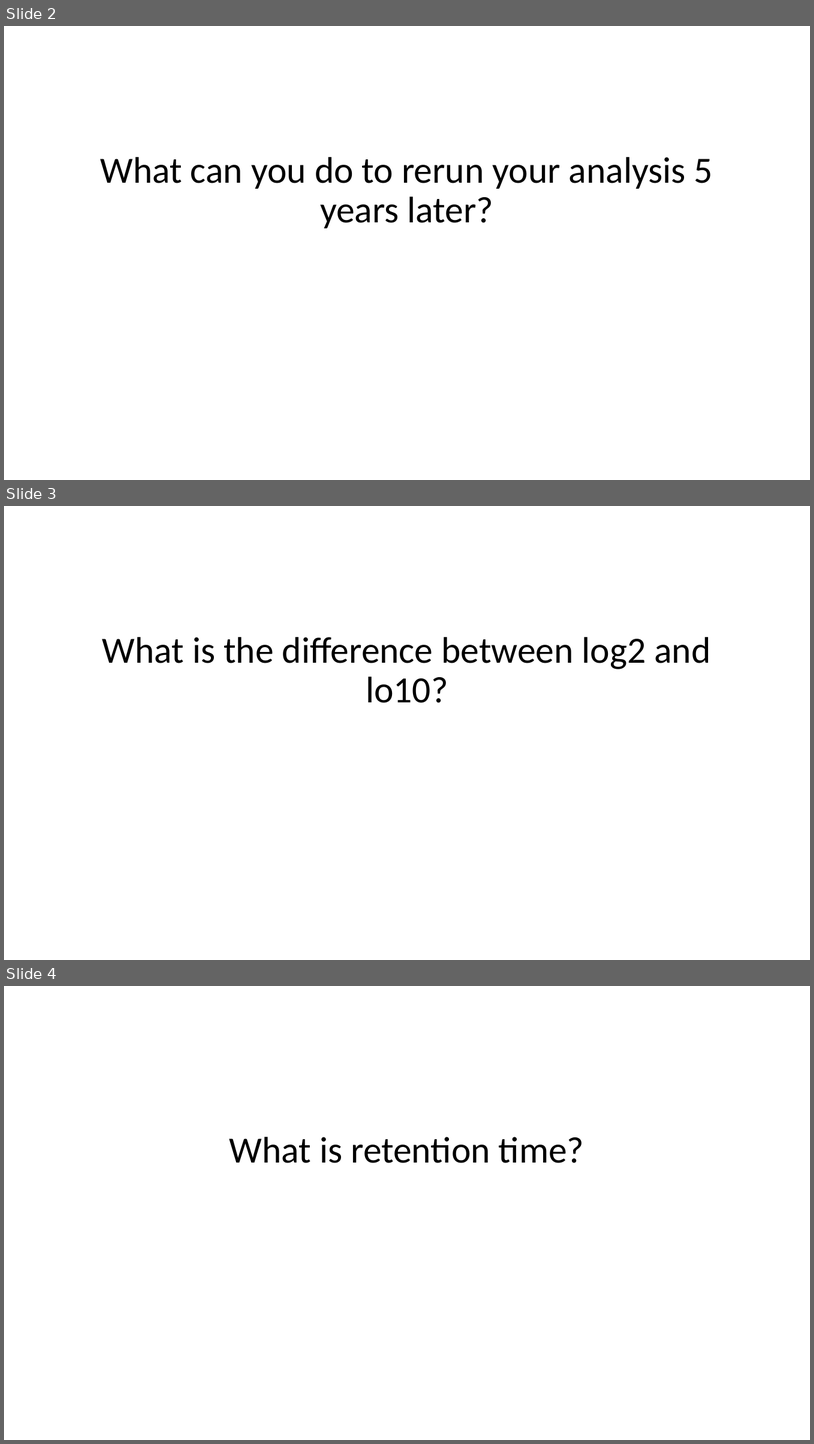
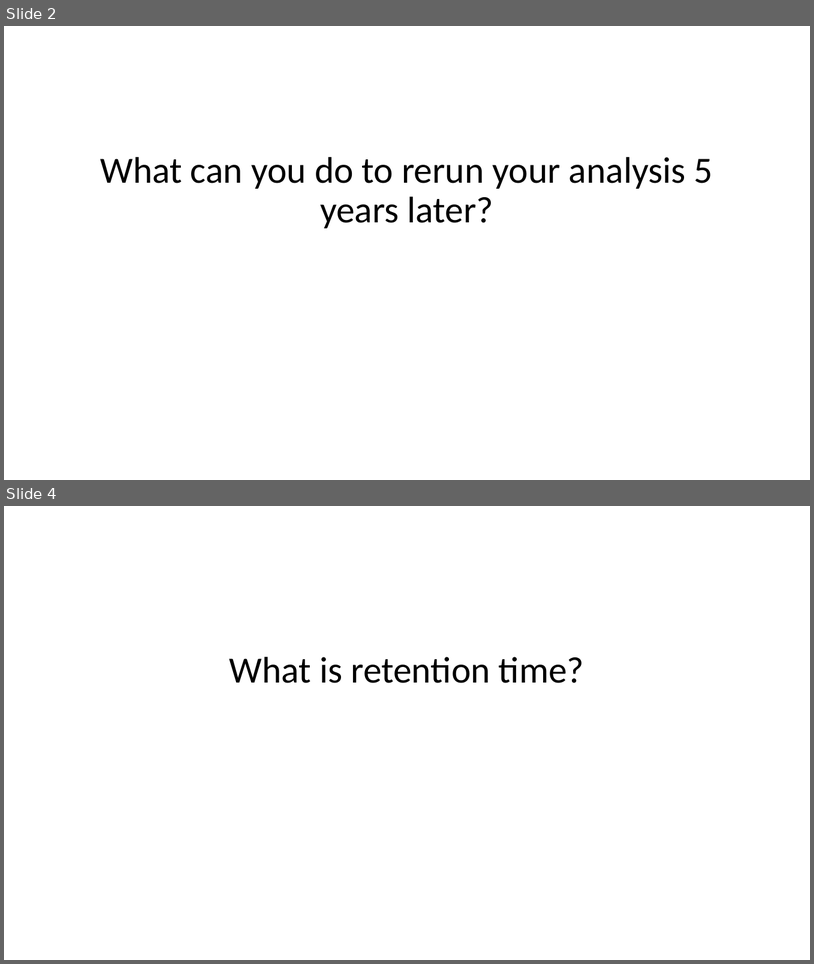
Before and after one commit to GTPB/IBIP22, a slide deck: pages/Wrap_up_Tuesday.pptx. Shown one above the other, each under a label of ours: slides 2, 3 and 4 before the commit, slides 2 and 4 after it; the slides between them are not shown. The pictures are 814x1444 and 814x964 pixels, drawn with LibreOffice and Linux fonts; fonts in the diff are those of the drawing. Boxes give left, top, right and bottom in pixels: in the first picture for what was removed or moved away, otherwise in the second. Text is boxed around its words. In the diff, an @@ line names an element or a change of style, - is before the commit and + after.

```diff
--- a/pages/Wrap_up_Tuesday.pptx
+++ b/pages/Wrap_up_Tuesday.pptx
@@ slide 3 removed at bbox=[4, 506, 810, 960], background #FFFFFF @@
@@ title removed at bbox=[102, 637, 711, 703] @@
-What is the difference between log2 and lo10?
```
Also in this commit, not shown: 1 slide added.
